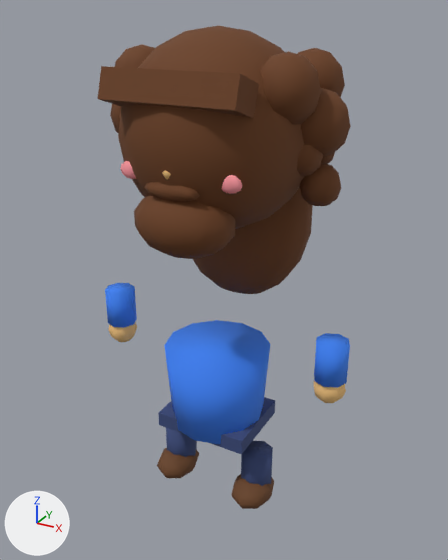
Two versions of the glTF model public/models/character.glb, one commit apart.
Before and after are seen from a 50 mm camera at (1.72, -3.04, 3.36) aimed at (0.0, 0.09, 1.79). The axes (+X, +Y, +Z) are drawn at lower left. The lights are the same throughout. The first picture is the older version. Where no turn or scale is listed for an object, it has been applied to the vertices. Vertices at exactly the same position are counted once.

Names of what the first picture shows: 'ArmLHand', 'ArmLSleeve', 'ArmRHand', 'ArmRSleeve', 'Belt', 'Cheek-1', 'Cheek1', 'Facial_beard', 'Facial_moustache', 'Hair_cap', 'Hair_curly', 'Hair_fringe', 'Hair_long', 'Hair_wavy', 'LegLShoe', 'LegRMesh', 'LegRShoe', 'Torso' and 2 more.
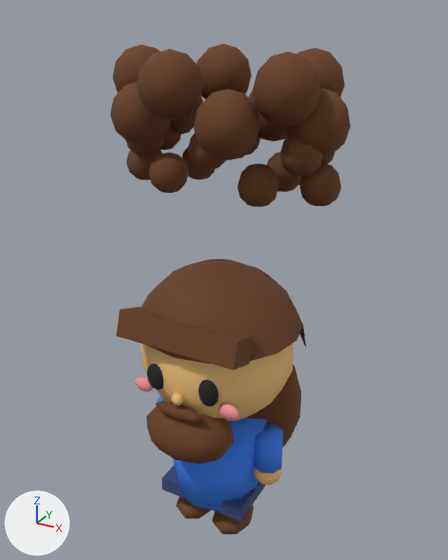
Scene script edits in JSON lines:
```json
{"block": "me_sphere_006", "where": "# used by ob_hair_cap; location = (0.0, 0.0, 1.35)"}
{"op": "remove", "block": "me_sphere_006", "code": "me_sphere_006.from_pydata(...)  # 146 vertices, 288 faces; spans x -0.56..0.56, y -0.529..0.569, z 0.821..1.919"}
{"op": "add", "block": "me_sphere_006", "code": "me_sphere_006.from_pydata(...)  # 72 vertices, 124 faces; spans x -0.533..0.533, y -0.502..0.569, z 1.37..1.919"}
{"block": "me_sphere_006", "change": "me_sphere_006 part 1"}
{"block": "me_sphere_006", "change": "74 vertices are removed from x -0.56..0.56, y -0.529..0.542, z 0.821..1.37"}
{"block": "me_sphere_006", "change": "164 faces are deleted"}
{"op": "set", "path": "ob_armlhand.location", "old": "(-0.38, 0.0, 0.78)", "new": "(0.0, 0.0, 0.0)"}
{"op": "set", "path": "ob_armlsleeve.location", "old": "(-0.76, 0.0, 1.48)", "new": "(-0.38, 0.0, 0.7)"}
{"op": "set", "path": "ob_armrhand.location", "old": "(0.38, 0.0, 0.78)", "new": "(0.0, 0.0, 0.0)"}
{"op": "set", "path": "ob_armrsleeve.location", "old": "(0.76, 0.0, 1.48)", "new": "(0.38, 0.0, 0.7)"}
{"op": "set", "path": "ob_belt.location", "old": "(0.0, 0.0, 0.55)", "new": "(0.0, 0.0, 0.0)"}
{"op": "set", "path": "ob_torso.location", "old": "(0.0, 0.0, 1.1)", "new": "(0.0, 0.0, 0.55)"}
{"op": "set", "path": "ob_cheek1.location", "old": "(0.0, 0.0, 1.35)", "new": "(0.0, 0.0, 0.0)"}
{"op": "set", "path": "ob_cheek_1.location", "old": "(0.0, 0.0, 1.35)", "new": "(0.0, 0.0, 0.0)"}
{"op": "set", "path": "ob_eye_1.location", "old": "(0.0, 0.0, 1.35)", "new": "(0.0, 0.0, 0.0)"}
{"op": "set", "path": "ob_facial_beard.location", "old": "(0.0, 0.0, 1.35)", "new": "(0.0, 0.0, 0.0)"}
{"op": "set", "path": "ob_facial_moustache.location", "old": "(0.0, 0.0, 1.35)", "new": "(0.0, 0.0, 0.0)"}
{"op": "set", "path": "ob_hair_cap.location", "old": "(0.0, 0.0, 1.35)", "new": "(0.0, 0.0, 0.0)"}
{"op": "set", "path": "ob_hair_fringe.location", "old": "(0.0, 0.0, 1.35)", "new": "(0.0, 0.0, 0.0)"}
{"op": "set", "path": "ob_hair_long.location", "old": "(0.0, 0.0, 1.35)", "new": "(0.0, 0.0, 0.0)"}
{"op": "set", "path": "ob_headmesh.location", "old": "(0.0, 0.0, 1.35)", "new": "(0.0, 0.0, 0.0)"}
{"op": "set", "path": "ob_leglshoe.location", "old": "(-0.15, 0.0, 0.3)", "new": "(0.0, 0.0, 0.0)"}
{"op": "set", "path": "ob_legrshoe.location", "old": "(0.15, 0.0, 0.3)", "new": "(0.0, 0.0, 0.0)"}
```

Boxes [x1, y1, x2, y2] around the edits, measured in the pictures (448 x 560 px):
```json
{"object": "Hair_cap", "change": "reshaped, moved", "before": [118, 26, 304, 229], "after": [142, 259, 306, 364], "on screen": "12% narrower, 48% shorter"}
{"object": "Torso", "change": "moved", "before": [164, 320, 270, 444], "after": [173, 417, 267, 511]}
{"object": "Hair_fringe", "change": "moved", "before": [98, 66, 259, 118], "after": [116, 307, 254, 370]}
{"object": "Facial_beard", "change": "moved", "before": [134, 196, 235, 259], "after": [146, 400, 234, 464]}
{"object": "Hair_long", "change": "moved", "before": [193, 187, 313, 294], "after": [246, 365, 302, 447]}
{"object": "HeadMesh", "change": "moved", "after": [141, 343, 294, 421], "on screen": "not visible before"}
{"object": "ArmRSleeve", "change": "moved", "before": [314, 333, 350, 388], "after": [254, 424, 283, 473]}
{"object": "Belt", "change": "moved", "before": [158, 397, 275, 455], "after": [162, 466, 266, 522]}
{"object": "LegRShoe", "change": "moved", "before": [231, 474, 274, 509], "after": [212, 505, 254, 534]}
{"object": "Facial_moustache", "change": "moved", "before": [144, 182, 200, 201], "after": [156, 402, 203, 423]}
{"object": "ArmLSleeve", "change": "moved", "before": [105, 283, 137, 328], "after": [157, 396, 163, 402], "on screen": "mostly hidden afterwards"}
{"object": "LegLShoe", "change": "moved", "before": [157, 448, 199, 478], "after": [176, 496, 211, 519]}
{"object": "ArmRHand", "change": "moved", "before": [314, 381, 346, 403], "after": [253, 468, 281, 485]}
{"object": "Cheek1", "change": "moved", "before": [221, 175, 242, 194], "after": [218, 404, 240, 420]}
{"object": "ArmLHand", "change": "moved", "before": [109, 322, 137, 342], "on screen": "not visible afterwards"}
{"object": "Cheek-1", "change": "moved", "before": [120, 161, 136, 179], "after": [135, 377, 153, 392]}
{"object": "Eye-1", "change": "moved", "after": [147, 364, 164, 390], "on screen": "not visible before"}
{"part": 1, "of": "me_sphere_006", "change": "deleted", "before": [118, 106, 304, 229], "on screen": "brown"}
{"object": "Hair_curly", "change": "unchanged, uncovered by the edit", "before": [110, 44, 351, 156], "after": [110, 44, 351, 160]}
{"object": "Hair_wavy", "change": "unchanged, uncovered by the edit", "before": [297, 144, 341, 206], "after": [126, 128, 341, 207]}
{"object": "LegRMesh", "change": "unchanged, covered by the edit", "before": [241, 441, 273, 486]}
```
